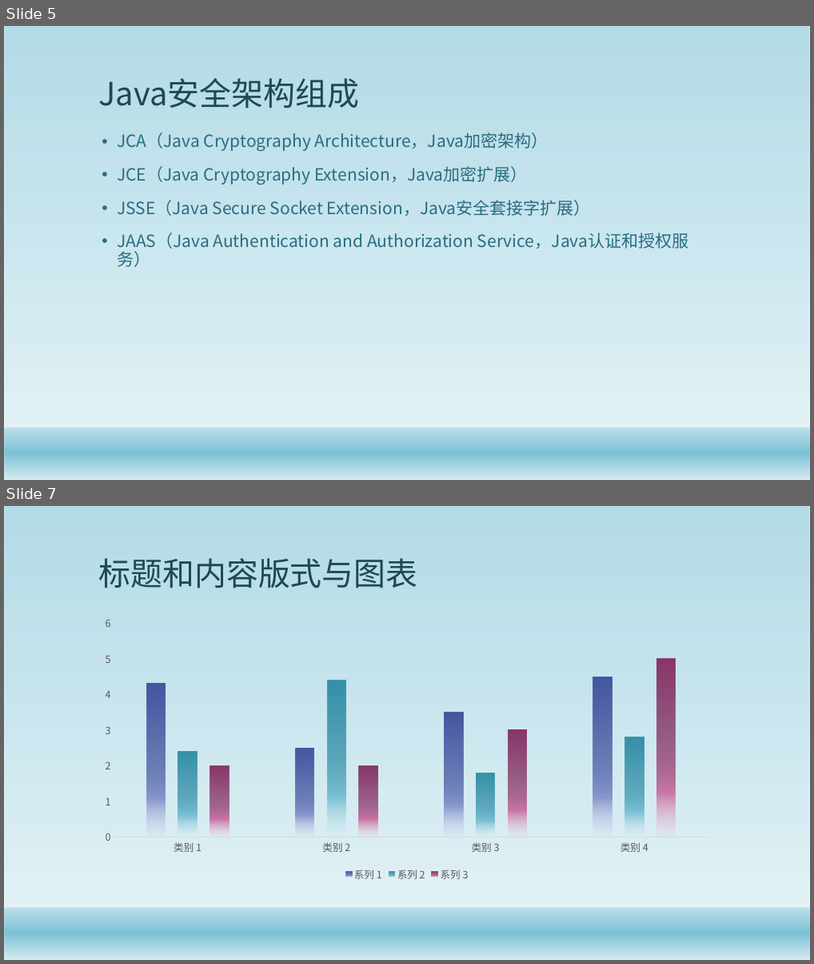
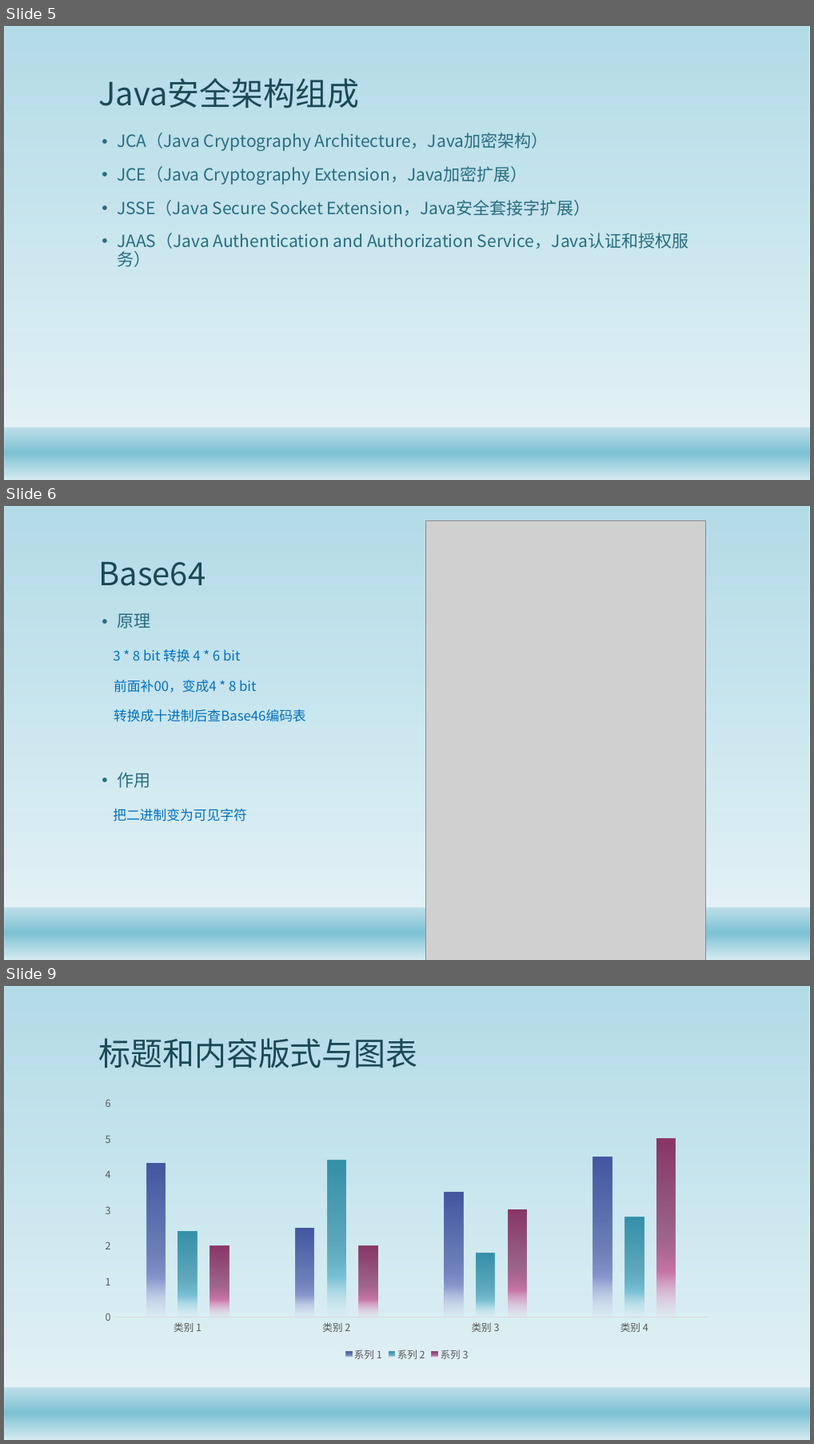
Before and after one commit to gaozhuo/java-security-doc, a slide deck: Java安全架构.pptx. Shown one above the other, each under a label of ours: slides 5 and 7 before the commit, slides 5, 6 and 9 after it; the slides between them are not shown. The pictures are 814x964 and 814x1444 pixels, drawn with LibreOffice and Linux fonts; fonts in the diff are those of the drawing; grey boxes stand for pictures; background and template pictures are left out. Boxes give left, top, right and bottom in pixels: in the first picture for what was removed or moved away, otherwise in the second. Text is boxed around its words. In the diff, an @@ line names an element or a change of style, - is before the commit and + after.

```diff
--- a/Java安全架构.pptx
+++ b/Java安全架构.pptx
@@ slide 6 added at [4, 506, 810, 960], background #FFFFFF; not listed: 2 template elements that a slide beside it also shows @@
@@ picture added at [426, 520, 706, 960] @@
@@ title added at [98, 562, 206, 586], 38 pt, text #1B4855 @@
+Base64
@@ text added at [113, 613, 306, 821], 16 pt, text #0070C0 @@
+• 原理
+3 * 8 bit 转换 4 * 6 bit
+前面补00，变成4 * 8 bit
+转换成十进制后查Base46编码表
+• 作用
+把二进制变为可见字符
@@ what was slide 7 is now slide 9 @@
```
Also in this commit, not shown: 2 other slides added, 1 slide removed.
